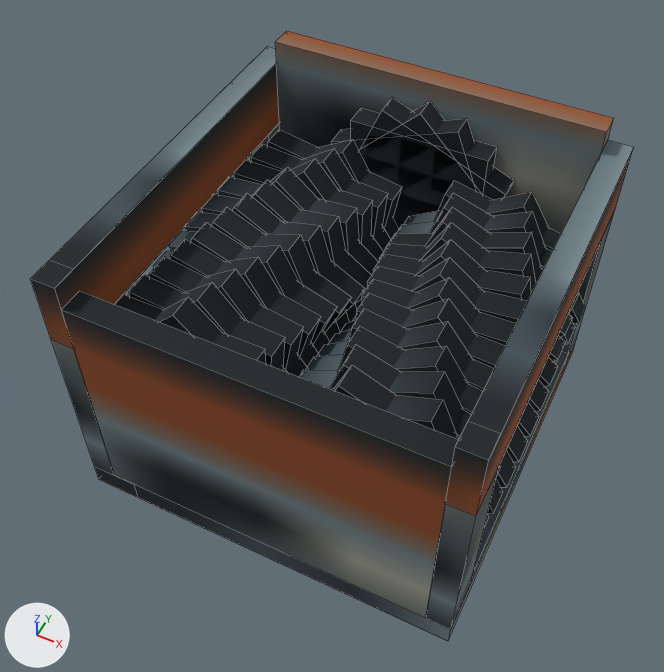
The OBJ model src/main/resources/assets/rotarycraft/models/legacy/grindstone.obj: old version first, new version second.
Camera for both pictures: a 50 mm lens placed at (1.162, -1.934, 2.089), pointed at (0.472, -0.553, 0.362). The axes (+X, +Y, +Z) are drawn at lower left. The lights are the same throughout. The picture after the commit comes second. Mesh edges are drawn as thin lines. Where no turn or scale is listed for an object, it has been applied to the vertices.

Names of what the first picture shows: 'grindstone'.
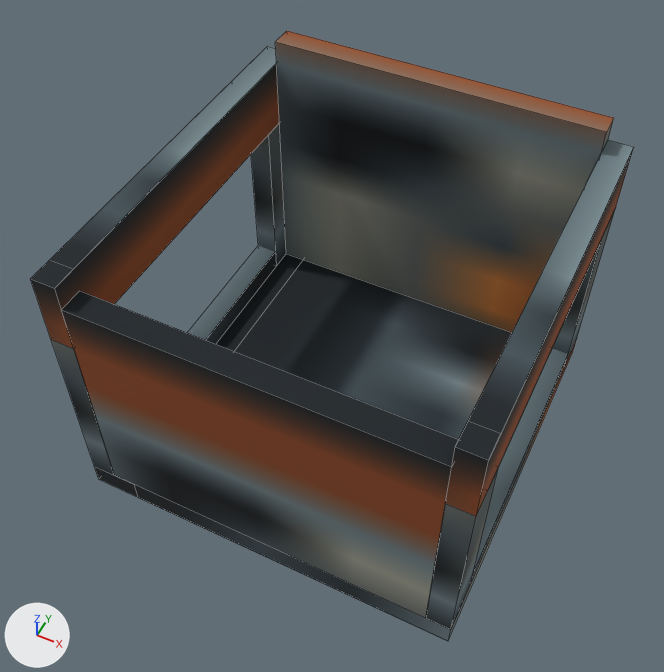
Pixel boxes (x1, y1, x2, y2) of what changed, in the pictures (664 x 672 px):
part 1 of me_grindstone, deleted: before (129, 97, 585, 526)
part 2 of me_grindstone, deleted: before (115, 294, 266, 363)

The change, as a diff of the scene's bpy script:
```diff
--- a/src/main/resources/assets/rotarycraft/models/legacy/grindstone.obj.py
+++ b/src/main/resources/assets/rotarycraft/models/legacy/grindstone.obj.py
@@ me_grindstone @@
 # used by ob_grindstone; location = (0.0, 0.0, 0.0)
 # verts and faces of me_grindstone; kept vertices keep their numbers, new ones are numbered from 542
 # before: 442 (0.062, -0.875, 0.563), 451 (0.062, -0.812, 0.188), 452 (0.062, -0.875, 0.188), 453 (0.062, -0.812, 0.563) at pixel (123, 294), 454 (0.438, -0.875, 0.188)
 # before: 455 (0.438, -0.812, 0.188), 456 (0.438, -0.812, 0.563) at pixel (265, 348), 457 (0.438, -0.875, 0.563)
-me_grindstone.from_pydata(...)  # 542 vertices, 422 faces; spans x -0.015..1.015, y -1.0..0.031, z 0.0..0.812
+me_grindstone.from_pydata(...)  # 79 vertices, 74 faces; spans x 0.0..1.0, y -1.0..0.0, z 0.0..0.812
+# me_grindstone part 1: 57 loose pieces with 456 vertices, spanning x -0.015..1.015, y -0.969..0.031, z 0.11..0.765, are deleted
+# me_grindstone part 2
+delete_vertices([*range(451, 458)])  # with the faces that use them
 me_grindstone.materials.append(mat_original)
```
